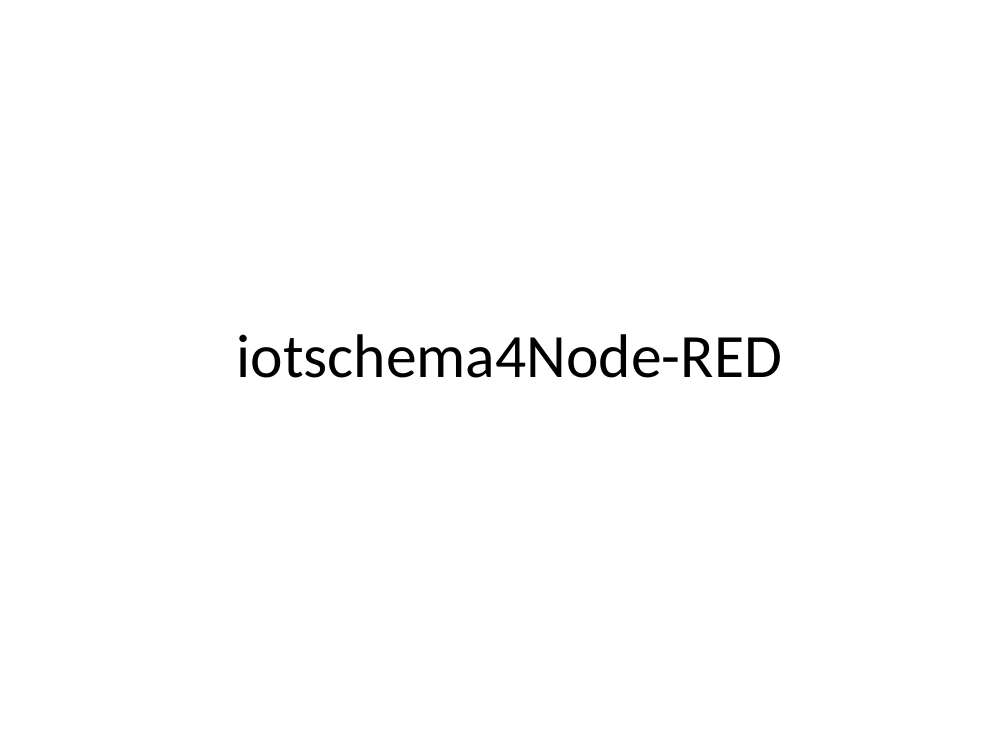
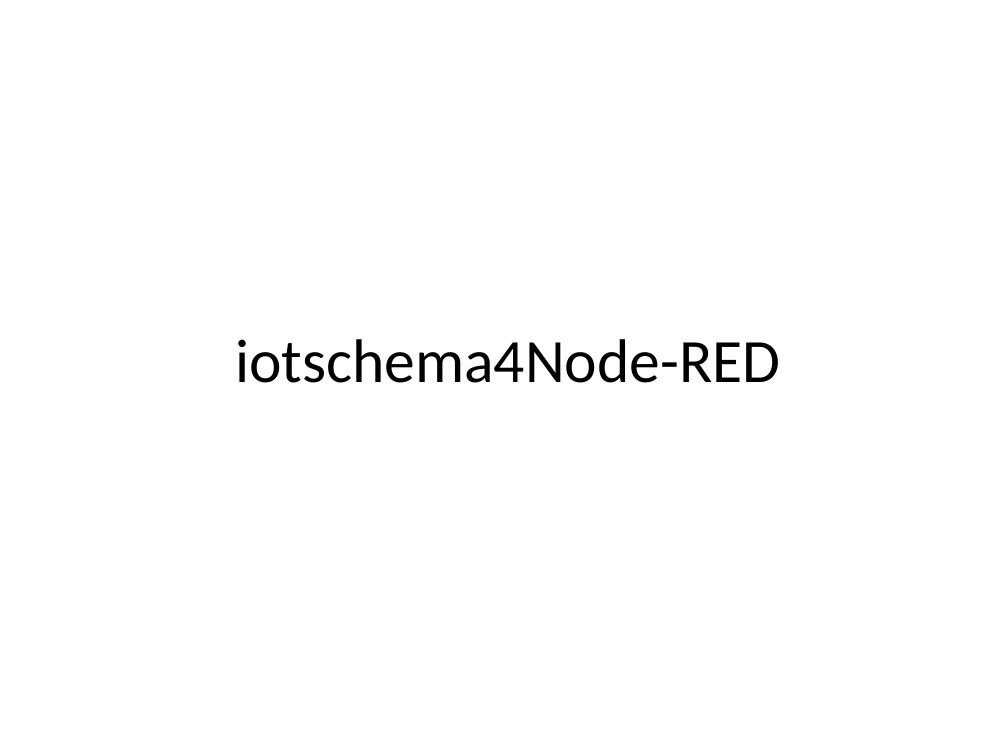
Before and after one commit to iot-schema-collab/teleconferences, a slide deck: slide 8 of iotschema-20200220.pptx. Drawn at 1008x756 pixels with LibreOffice and Linux fonts; fonts in the diff are those of the drawing. Boxes give left, top, right and bottom in pixels: in the first picture for what was removed or moved away, otherwise in the second. Text is boxed around its words. In the diff, an @@ line names an element or a change of style, - is before the commit and + after.

Commit message:
Update iotschema-20200220.pptx
Add iotschema4NodeRED

```diff
--- a/iotschema-20200220.pptx
+++ b/iotschema-20200220.pptx
@@ title "iotschema4Node-RED": place and size @@
-title "iotschema4Node-RED" at (237,334,782,378)
+title "iotschema4Node-RED" at (235,339,780,383)
```
Also in this commit, not shown: 4 slides added.
